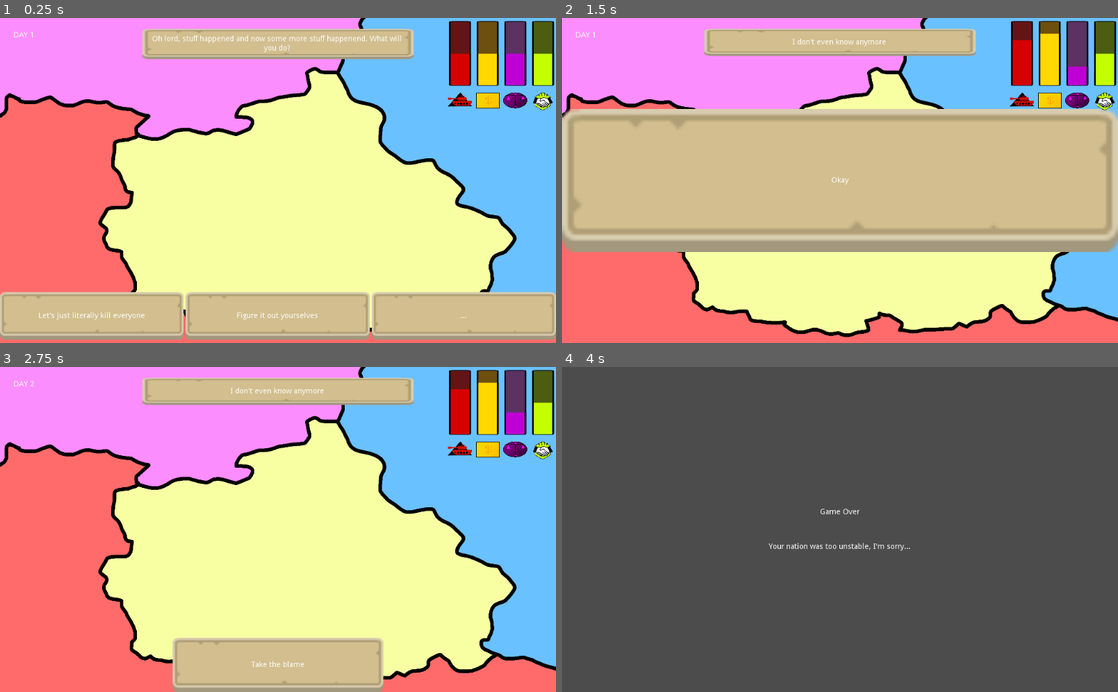
Above: before the commit, frames 1-4 (two rows, left to right).
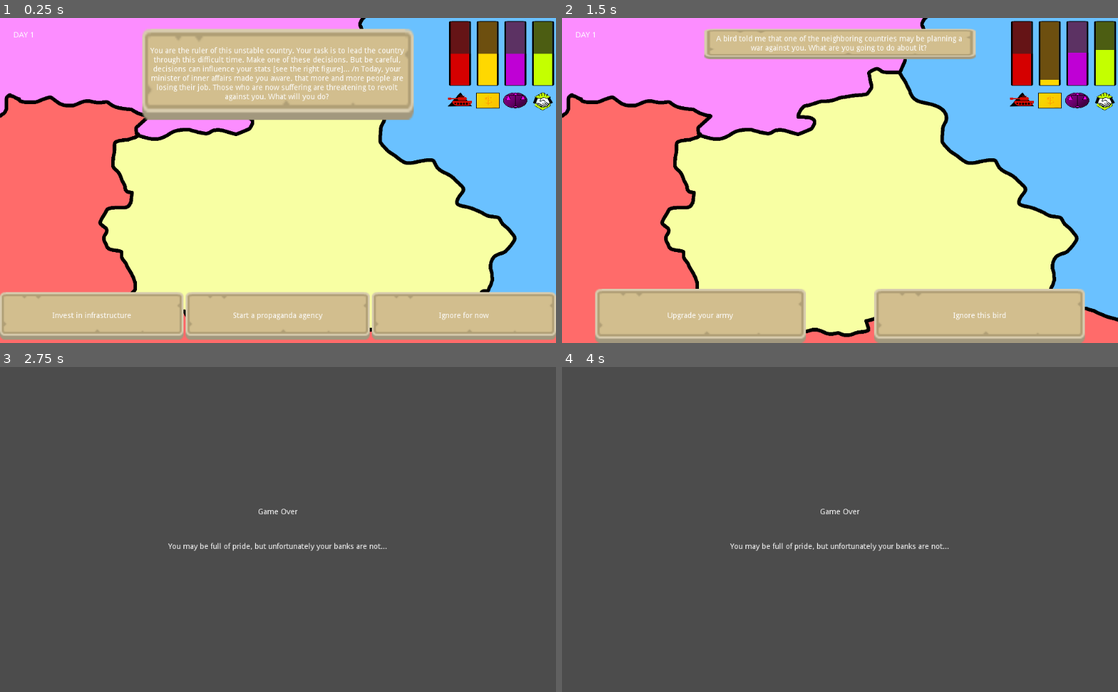
Above: after the commit, the same moments.

Repository: dsg-jam/LD49
Game: Godot game, scene res://scenes/overview.tscn
The game is run twice, just before and just after one commit, with the same random seed, the same clock (stepped at 60 frames per second) and the same inputs.
Inputs (mouse positions are in pixels of both pictures, inside the frame that each line leads up to):
- Up to frame 1 (0.25 s): no input
- Up to frame 2 (1.5 s): click "Let's just literally kill eve…" (after the commit: "Invest in infrastructure") at 0.5 s; click "Ignore it" (after the commit: "Start paying back some of you…") at 1.25 s
- Up to frame 3 (2.75 s): click (139, 666) at 2 s, where only the run after the commit has a clickable "Upgrade your army"
- Up to frame 4 (4 s): click (840, 666) at 2.75 s, where only the run before the commit has a clickable "Take the blame"; tap Enter at 3.5 s

The runs differ from the first frame. In frame 1, 12% of the frame differs, in the area x 7-88%, y 3-93%; in frame 2, 59%; in frame 3, 100%, in the area x 0-100%, y 0-100%; in frame 4, 0.3%.
Error before the commit: Assertion failed: ran out of days (res://scripts/manager.gd:67)

Commit message:
adds the first events

Diff:
--- a/scripts/db/days.gd
+++ b/scripts/db/days.gd
@@ -1,5 +1,5 @@
 const DAY1_RAW := {
-	"decisions": [1, 2],
+	"decisions": [0, 1, 3],
 	"eod_events": [4],
 }
 
--- a/scripts/db/decisions.gd
+++ b/scripts/db/decisions.gd
@@ -1,54 +1,67 @@
 const RAW := [{
-	"gid": 1,
-	"name": "The first test",
-	"prompt": "Oh lord, stuff happened and now some more stuff happenend. What will you do?",
+	"gid": 0,
+	"name": "Introduction",
+	"prompt": "You are the ruler of this unstable country. Your task is to lead the country through this difficult time. Make one of these decisions. But be careful, decisions can influence your stats [see the right figure]... /n Today, your minister of inner affairs made you aware, that more and more people are losing their job. Those who are now suffering are threatening to revolt against you. What will you do?",
 	"options": [{
-		"text": "Let's just literally kill everyone",
-		"id": "kill",
+		"text": "Invest in infrastructure",
+		"id": "infrastructure",
 		"consequences": {
-			"military": 20,
-			"stability": -10,
+			"stability": 1,
+			"money": -10,
 		},
 	}, {
-		"text": "Figure it out yourselves",
+		"text": "Start a propaganda agency",
 		"consequences": {
-			"military": -20,
-			"stability": 10,
+			"money": -5,
+			"stability": 5,
 		},
 	}, {
-		"text": "...",
+		"text": "Ignore for now",
 		"consequences": {
-			"money": 5,
+			"stability": -5,
 		},
 	}],
 }, {
-	"gid": 2,
-	"name": "The second test",
-	"prompt": "Some more stuff happened",
+	"gid": 1,
+	"name": "military at the blue boarder",
+	"prompt": "Your best Diplomat comes to you and explains, that the leader of the country in the east (blue) has made you an ultimatum to pay back your long-lasting dept. He threatens to set sanctions on all trades concerning military equipment in place.",
 	"options": [{
-		"text": "Ignore it",
+		"text": "Start paying back some of your dept.",
 		"consequences": {
-			"stability": -10,
-			"money": 30,
+			"diplomacy": 5,
+			"money": -30,
 		},
 	}, {
-		"text": "Deal with it",
+		"text": "Increase military personnel on the boarder to the blue country.",
 		"consequences": {
-			"diplomacy": 20,
+			"diplomacy": -20,
+			"money": -5,
+			"stability": -5,
+			"military": 5,
+		},
+	},{
+		"text": "Ignore it.",
+		"consequences": {
+			"military": -15,
 		},
 	}],
 }, {
 	"gid": 3,
-	"name": "The third test",
-	"prompt": "I don't even know anymore",
-	"requirements": [{
-		"gid": 1,
-		"chosen_option_id": "kill",
-	}],
+	"name": "A bird war",
+	"prompt": "A bird told me that one of the neighboring countries may be planning a war against you. What are you going to do about it?",
 	"options": [{
-		"text": "Take the blame",
+		"text": "Upgrade your army",
 		"consequences": {
-			"stability": -50,
+			"diplomacy": -15,
+			"money": -30,
+			"military": 20,
 		},
-	}],
+	},{
+		"text": "Ignore this bird",
+		"id": "ignore_bird",
+		"consequences": {
+			"stability": -15,
+			"military": -25,
+		},
+	},],
 }]
